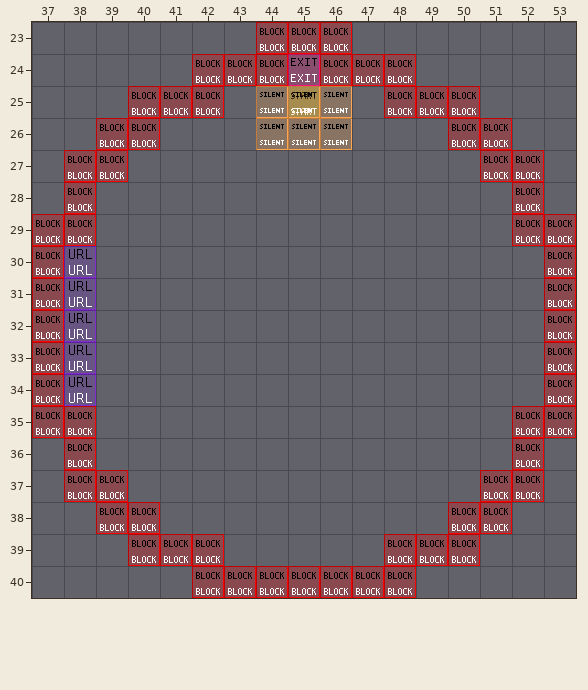
Two states of a Tiled map (JSON), maps/beach_lighthouse2.json. That is the earlier state.
Cells are 32x32 px. Shown: x 37..53, y 23..40. Not drawn, because the pictures are missing: unchanged layer "floor".
The same view after the edit:
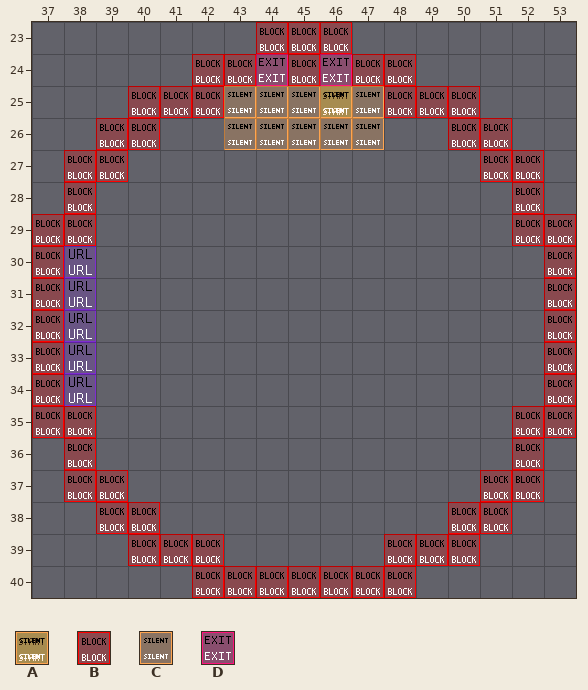
Key: from "WA_Special_Zones": A 1, B 2, C 3, D 5.
_ is an empty cell, . an unchanged one.
Tiles of an added or newly shown layer are drawn over the layers below it.
See-through tiles are keyed as they look on the map.
Log entry: lighthouse stairs up and down fix
What changed:
--- layer "startStairs"
@@ x 45..46 @@
-25 A_
+25 _A
--- layer "exitStairsDown" (added)
@@ x 46..46 @@
-24 _
+24 D
--- layer "exitStairsUp"
@@ x 44..45 @@
-24 _D
+24 D_
--- layer "collisions"
@@ x 44..46 @@
-24 B_B
+24 _B_
--- layer "muted"
@@ x 43..47 @@
-25 _..._
-26 _..._
+25 C...C
+26 C...C
Boxes around the changes in both pictures, in picture pixels (x1, y1, x2, y2):
changed: (224, 54, 384, 150)
